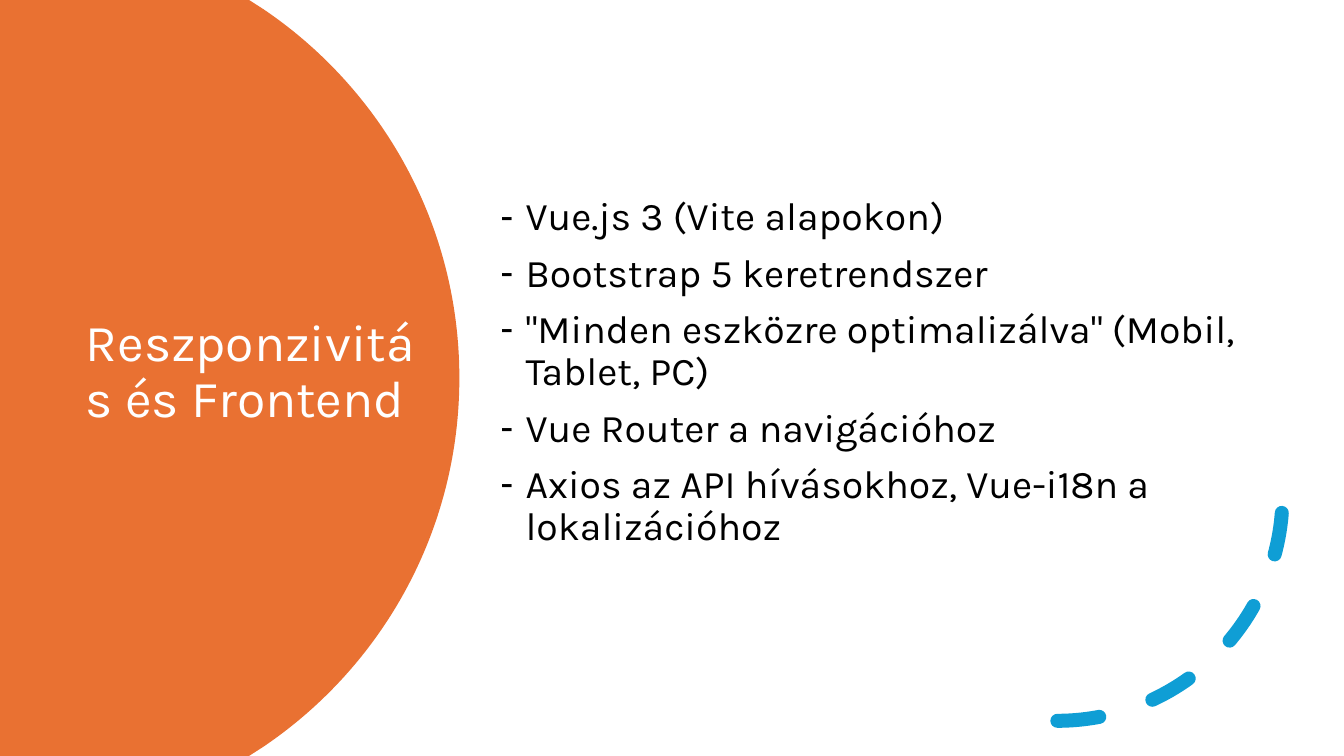
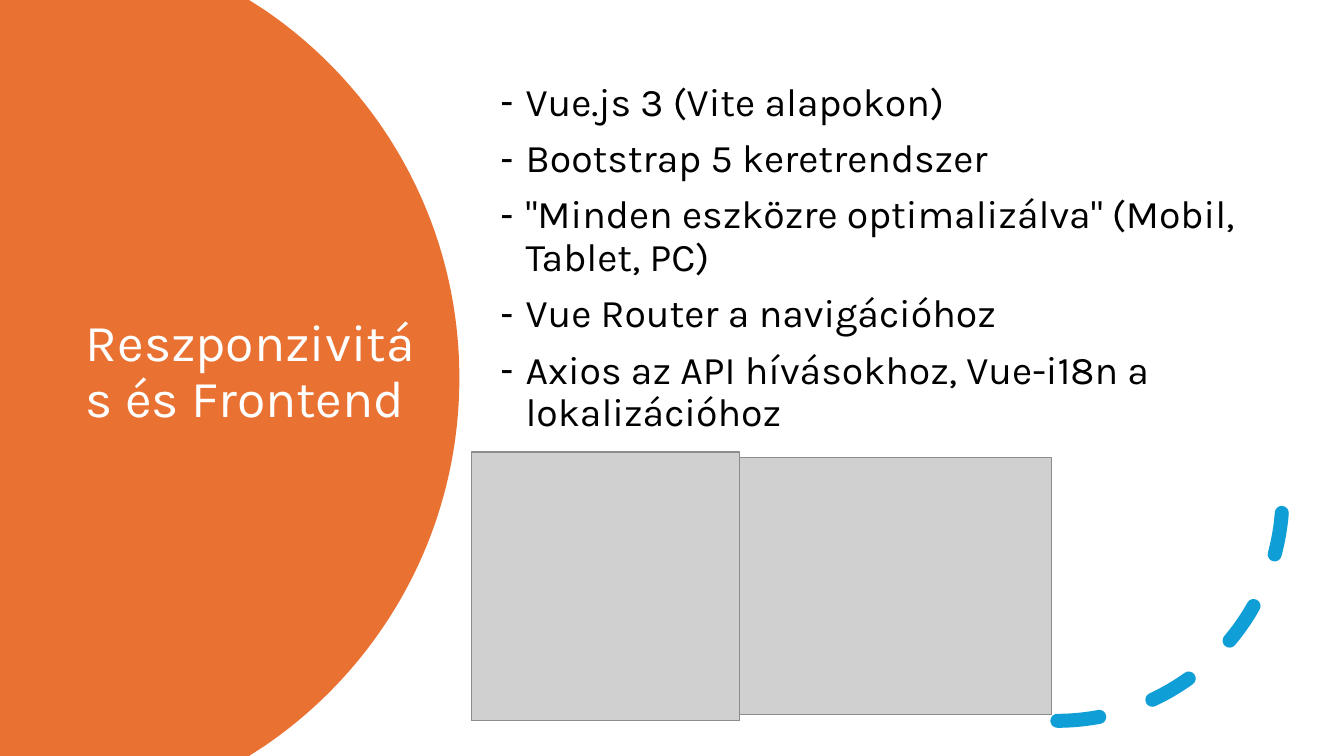
Before and after one commit to FesetoImre5/13_S1_8_vizsgaremek, a slide deck: slide 8 of Dokumentacio/Calentasker_bemutató.pptx. Drawn at 1344x756 pixels with LibreOffice and Linux fonts; fonts in the diff are those of the drawing; grey boxes stand for pictures. Boxes give left, top, right and bottom in pixels: in the first picture for what was removed or moved away, otherwise in the second. Text is boxed around its words. In the diff, an @@ line names an element or a change of style, - is before the commit and + after.

Commit message:
FrontendIguess

```diff
--- a/Dokumentacio/Calentasker_bemutató.pptx
+++ b/Dokumentacio/Calentasker_bemutató.pptx
@@ text "Vue.js 3 (Vite alapokon)": place and size @@
-text "Vue.js 3 (Vite alapokon)" at bbox=[526, 201, 1234, 541]
+text "Vue.js 3 (Vite alapokon)" at bbox=[526, 87, 1234, 427]
@@ picture added at bbox=[471, 452, 740, 721] @@
@@ picture added at bbox=[740, 458, 1052, 715] @@
```
Also in this commit, not shown: 1 other slide changed.
